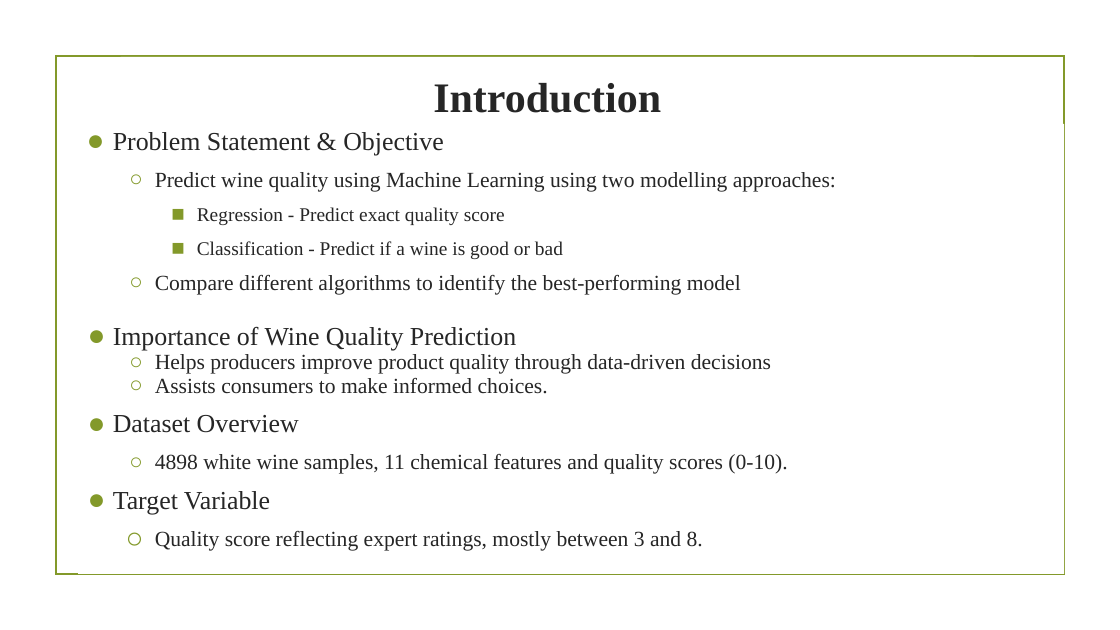
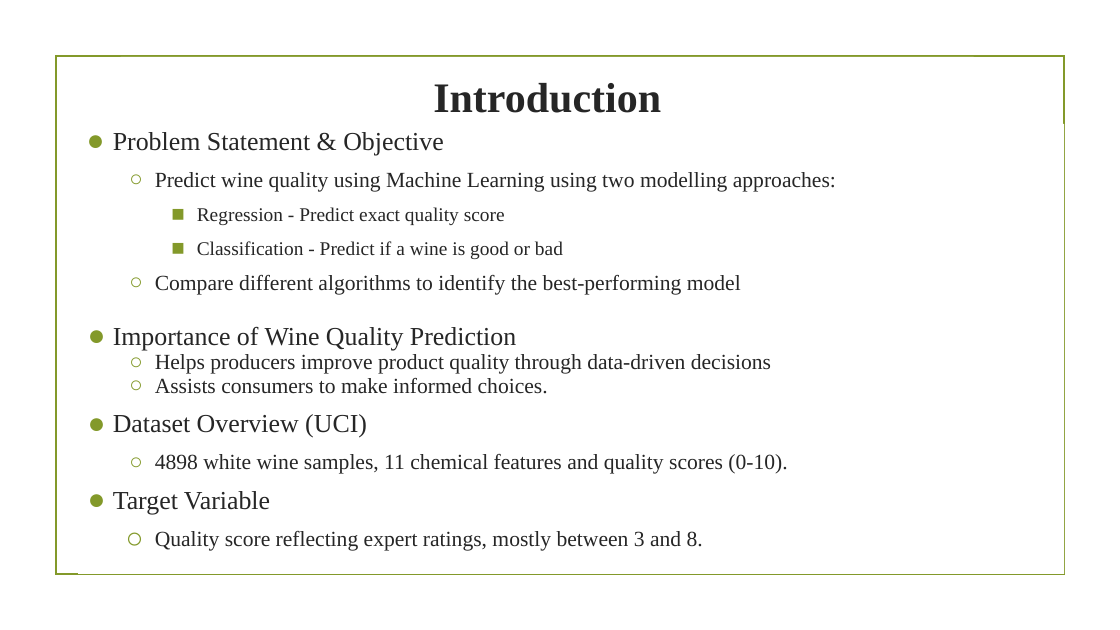
Before and after one commit to ramindersinghusd/m7, a slide deck: slide 2 of Predicting Wine Quality Using Machine Learning.pptx. Drawn at 1120x630 pixels with LibreOffice and Linux fonts; fonts in the diff are those of the drawing; background and template pictures are left out. Boxes give left, top, right and bottom in pixels: in the first picture for what was removed or moved away, otherwise in the second. Text is boxed around its words. In the diff, an @@ line names an element or a change of style, - is before the commit and + after.

```diff
--- a/Predicting Wine Quality Using Machine Learning.pptx
+++ b/Predicting Wine Quality Using Machine Learning.pptx
@@ text at (113, 414, 367, 438): text changed @@
-● Dataset Overview
+● Dataset Overview (UCI)
```
Also in this commit, not shown: 3 other slides changed, 1 slide added, 3 other files.
